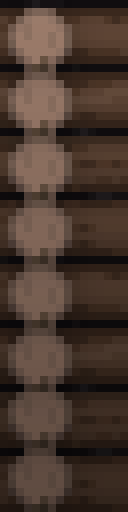
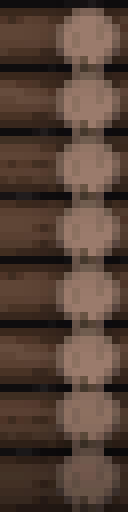
Comparing the layer stacks of the two 128x512 images. Changes:
painted on "Layer 1" over (0, 16, 128, 512)
painted on "Background" over (0, 0, 128, 512)
